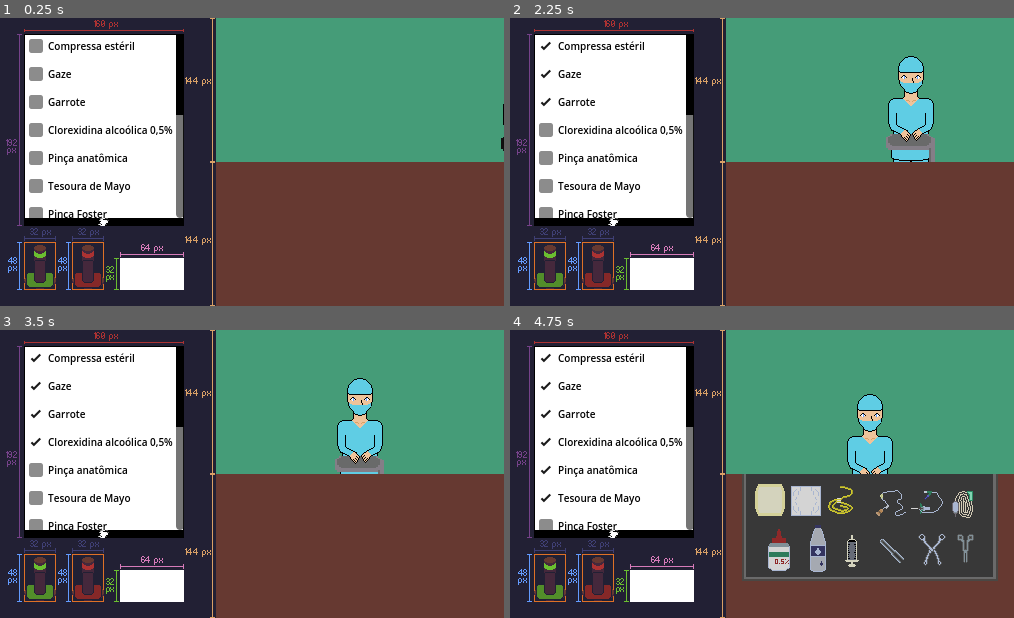
Above: before the commit, frames 1-4 (two rows, left to right).
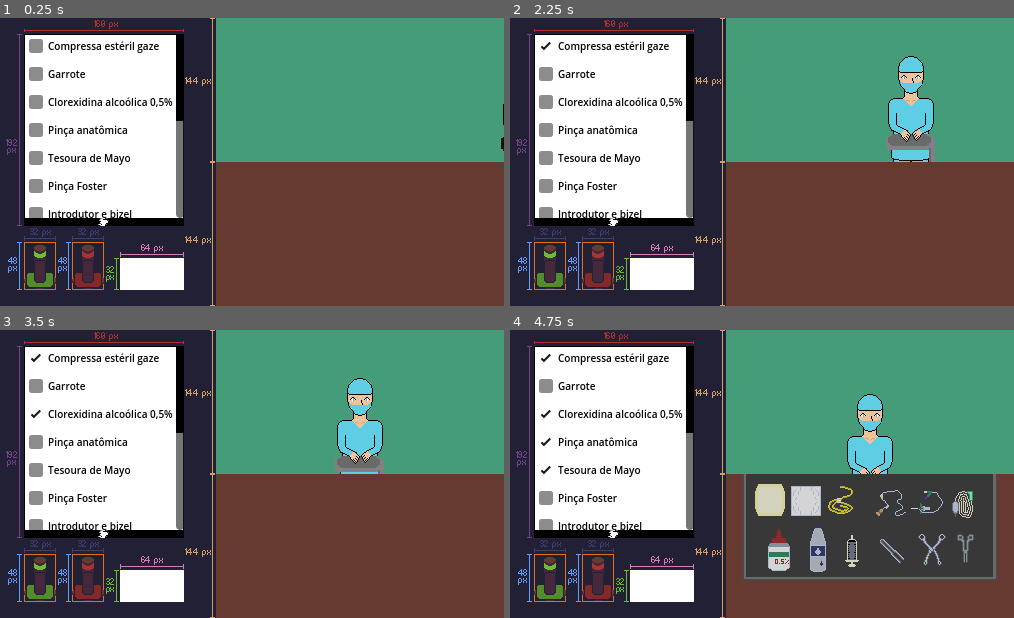
Above: after the commit, the same moments.

Repository: caduceusj/projeto-saude-arte-vida
Game: Godot game, scene res://PapersPleaseClone/Cenas/Fases/Game/game.tscn
Same seed, same stepped clock (60 frames per second), same inputs: the game is played once before the commit and once after it. This scene is started directly instead of the project's main scene.
Inputs:
- Up to frame 1 (0.25 s): no input
- Up to frame 2 (2.25 s): click "Compressa estéril" (after the commit: "Compressa estéril gaze") at 0.5 s; click "Gaze" (after the commit: "Garrote") at 1.25 s; click "Garrote" at 2 s
- Up to frame 3 (3.5 s): click "Clorexidina alcoólica 0,5%" at 2.75 s
- Up to frame 4 (4.75 s): click "Pinça anatômica" at 3.5 s; click "Tesoura de Mayo" at 4.25 s

The runs differ from the first frame. In frame 1, 1.9% of the frame differs, in the area x 9-37%, y 9-70%; in frame 2, 2.1%, in the area x 5-37%, y 9-70%; in frame 3, 2.1%; in frame 4, 2.1%.

Commit message:
pagina conteudo do tablet

Diff:
--- a/PapersPleaseClone/Cenas/Tablet/tablet.tscn
+++ b/PapersPleaseClone/Cenas/Tablet/tablet.tscn
@@ -1,8 +1,22 @@
-[gd_scene load_steps=4 format=3 uid="uid://dc17vkmtoeein"]
+[gd_scene load_steps=18 format=3 uid="uid://dc17vkmtoeein"]
 
 [ext_resource type="Script" path="res://PapersPleaseClone/Scripts/tablet.gd" id="1_mvqgj"]
 [ext_resource type="Texture2D" uid="uid://bcojbqeh5xb8w" path="res://PapersPleaseClone/Sprites/Test/livro.png" id="2_nx4ou"]
 [ext_resource type="Theme" uid="uid://mopumyhyv17t" path="res://PapersPleaseClone/Tema/theme.tres" id="3_w5nvd"]
+[ext_resource type="Texture2D" uid="uid://inbg00i8itbd" path="res://PapersPleaseClone/Sprites/Equipamentos/compressaEsteril.png" id="4_3dl4j"]
+[ext_resource type="Texture2D" uid="uid://cxvumk0f3fhtn" path="res://PapersPleaseClone/Sprites/Equipamentos/Garrote.png" id="5_b8k1a"]
+[ext_resource type="Texture2D" uid="uid://c81vngee4js31" path="res://PapersPleaseClone/Sprites/Equipamentos/clorexedinaAlcoolica.png" id="6_ef1in"]
+[ext_resource type="Texture2D" uid="uid://bcl07skf2sl8c" path="res://PapersPleaseClone/Sprites/Equipamentos/tesouraDeMayo.png" id="6_v4jli"]
+[ext_resource type="Texture2D" uid="uid://dd4vmdbqgxxo" path="res://PapersPleaseClone/Sprites/Equipamentos/pincaAntisepssiaDaPele.png" id="7_2g7t7"]
+[ext_resource type="Texture2D" uid="uid://dgrseo4ll875a" path="res://PapersPleaseClone/Sprites/Equipamentos/pincaAnatomica.png" id="7_tnmvq"]
+[ext_resource type="Texture2D" uid="uid://beogt1kdcw0x4" path="res://PapersPleaseClone/Sprites/Equipamentos/IntrodutoreBizel.png" id="10_ot5j1"]
+[ext_resource type="Texture2D" uid="uid://c2vetq1hvklwj" path="res://PapersPleaseClone/Sprites/Equipamentos/cateterfr.png" id="11_sbpdy"]
+[ext_resource type="Texture2D" uid="uid://clmgqp5wfanyi" path="res://PapersPleaseClone/Sprites/Equipamentos/fitaMetricaEsteril.png" id="12_al2w5"]
+[ext_resource type="Texture2D" uid="uid://bw4vptiaoudmv" path="res://PapersPleaseClone/Sprites/Equipamentos/campoCirugico.png" id="13_2ovrt"]
+[ext_resource type="Texture2D" uid="uid://chxnjto86loc3" path="res://PapersPleaseClone/Sprites/Equipamentos/curativoTransparente.png" id="14_x0yjj"]
+[ext_resource type="Texture2D" uid="uid://deoc3yh8aqiex" path="res://PapersPleaseClone/Sprites/Equipamentos/Seringa.png" id="15_01jbj"]
+[ext_resource type="Texture2D" uid="uid://b0vepnjksmx02" path="res://PapersPleaseClone/Sprites/Equipamentos/soroFisiologico.png" id="16_5msjj"]
+[ext_resource type="Texture2D" uid="uid://bqqhx3w4s80us" path="res://PapersPleaseClone/Sprites/Equipamentos/equipoParaoSoro.png" id="17_ba1oq"]
 
 [node name="Tablet" type="Node2D"]
 position = Vector2(256, 144)
@@ -11,7 +25,7 @@
 [node name="Sprite2D" type="Sprite2D" parent="."]
 texture = ExtResource("2_nx4ou")
 
-[node name="ScrollContainer" type="ScrollContainer" parent="."]
+[node name="ScrollContainerCheckBox" type="ScrollContainer" parent="."]
 custom_minimum_size = Vector2(160, 184)
 offset_left = -80.0
 offset_top = -96.0
@@ -19,81 +33,263 @@
 offset_bottom = 88.0
 theme = ExtResource("3_w5nvd")
 
-[node name="VBoxContainer" type="VBoxContainer" parent="ScrollContainer"]
+[node name="VBoxContainer" type="VBoxContainer" parent="ScrollContainerCheckBox"]
 layout_mode = 2
 theme = ExtResource("3_w5nvd")
 
-[node name="CheckBox1" type="CheckBox" parent="ScrollContainer/VBoxContainer"]
-layout_mode = 2
-theme_override_colors/font_outline_color = Color(0, 0, 0, 1)
-text = "Compressa estéril"
-
-[node name="CheckBox2" type="CheckBox" parent="ScrollContainer/VBoxContainer"]
-layout_mode = 2
-theme_override_colors/font_outline_color = Color(0, 0, 0, 1)
-text = "Gaze"
-
-[node name="CheckBox3" type="CheckBox" parent="ScrollContainer/VBoxContainer"]
+[node name="CheckBox1" type="CheckBox" parent="ScrollContainerCheckBox/VBoxContainer"]
+layout_mode = 2
+theme_override_colors/font_outline_color = Color(0, 0, 0, 1)
+text = "Compressa estéril gaze"
+
+[node name="CheckBox2" type="CheckBox" parent="ScrollContainerCheckBox/VBoxContainer"]
 layout_mode = 2
 theme_override_colors/font_outline_color = Color(0, 0, 0, 1)
 text = "Garrote"
 
-[node name="CheckBox4" type="CheckBox" parent="ScrollContainer/VBoxContainer"]
+[node name="CheckBox3" type="CheckBox" parent="ScrollContainerCheckBox/VBoxContainer"]
 layout_mode = 2
 theme_override_colors/font_outline_color = Color(0, 0, 0, 1)
 text = "Clorexidina alcoólica 0,5%"
 
-[node name="CheckBox5" type="CheckBox" parent="ScrollContainer/VBoxContainer"]
+[node name="CheckBox4" type="CheckBox" parent="ScrollContainerCheckBox/VBoxContainer"]
 layout_mode = 2
 theme_override_colors/font_outline_color = Color(0, 0, 0, 1)
 text = "Pinça anatômica"
 
-[node name="CheckBox6" type="CheckBox" parent="ScrollContainer/VBoxContainer"]
+[node name="CheckBox5" type="CheckBox" parent="ScrollContainerCheckBox/VBoxContainer"]
 layout_mode = 2
 theme_override_colors/font_outline_color = Color(0, 0, 0, 1)
 text = "Tesoura de Mayo"
 
-[node name="CheckBox7" type="CheckBox" parent="ScrollContainer/VBoxContainer"]
+[node name="CheckBox6" type="CheckBox" parent="ScrollContainerCheckBox/VBoxContainer"]
 layout_mode = 2
 theme_override_colors/font_outline_color = Color(0, 0, 0, 1)
 text = "Pinça Foster"
 
-[node name="CheckBox8" type="CheckBox" parent="ScrollContainer/VBoxContainer"]
+[node name="CheckBox7" type="CheckBox" parent="ScrollContainerCheckBox/VBoxContainer"]
 layout_mode = 2
 theme_override_colors/font_outline_color = Color(0, 0, 0, 1)
 text = "Introdutor e bizel"
 
-[node name="CheckBox9" type="CheckBox" parent="ScrollContainer/VBoxContainer"]
+[node name="CheckBox8" type="CheckBox" parent="ScrollContainerCheckBox/VBoxContainer"]
 layout_mode = 2
 theme_override_colors/font_outline_color = Color(0, 0, 0, 1)
 text = "Cateter de 1,9 Fr"
 
-[node name="CheckBox10" type="CheckBox" parent="ScrollContainer/VBoxContainer"]
+[node name="CheckBox9" type="CheckBox" parent="ScrollContainerCheckBox/VBoxContainer"]
 layout_mode = 2
 theme_override_colors/font_outline_color = Color(0, 0, 0, 1)
 text = "Fita métrica estéril"
 
-[node name="CheckBox11" type="CheckBox" parent="ScrollContainer/VBoxContainer"]
+[node name="CheckBox10" type="CheckBox" parent="ScrollContainerCheckBox/VBoxContainer"]
 layout_mode = 2
 theme_override_colors/font_outline_color = Color(0, 0, 0, 1)
 text = "Campo cirúrgico estéril"
 
-[node name="CheckBox12" type="CheckBox" parent="ScrollContainer/VBoxContainer"]
+[node name="CheckBox11" type="CheckBox" parent="ScrollContainerCheckBox/VBoxContainer"]
 layout_mode = 2
 theme_override_colors/font_outline_color = Color(0, 0, 0, 1)
 text = "Película Esteril"
 
-[node name="CheckBox13" type="CheckBox" parent="ScrollContainer/VBoxContainer"]
+[node name="CheckBox12" type="CheckBox" parent="ScrollContainerCheckBox/VBoxContainer"]
 layout_mode = 2
 theme_override_colors/font_outline_color = Color(0, 0, 0, 1)
 text = "Seringa de 10 ml"
 
-[node name="CheckBox14" type="CheckBox" parent="ScrollContainer/VBoxContainer"]
+[node name="CheckBox13" type="CheckBox" parent="ScrollContainerCheckBox/VBoxContainer"]
 layout_mode = 2
 theme_override_colors/font_outline_color = Color(0, 0, 0, 1)
 text = "Soro fisiológico"
 
-[node name="CheckBox15" type="CheckBox" parent="ScrollContainer/VBoxContainer"]
+[node name="CheckBox14" type="CheckBox" parent="ScrollContainerCheckBox/VBoxContainer"]
 layout_mode = 2
 theme_override_colors/font_outline_color = Color(0, 0, 0, 1)
 text = "Equipo para o soro"
+
+[node name="ScrollContainerConteudo" type="ScrollContainer" parent="."]
+custom_minimum_size = Vector2(160, 184)
+offset_left = -80.0
+offset_top = -96.0
+offset_right = 80.0
+offset_bottom = 88.0
+theme = ExtResource("3_w5nvd")
+
+[node name="VBoxContainer" type="VBoxContainer" parent="ScrollContainerConteudo"]
+layout_mode = 2
+size_flags_horizontal = 6
+
+[node name="Label" type="Label" parent="ScrollContainerConteudo/VBoxContainer"]
+layout_mode = 2
+size_flags_horizontal = 4
+text = "Compressa estéril gaze"
+
+[node name="TextureRect" type="TextureRect" parent="ScrollContainerConteudo/VBoxContainer"]
+custom_minimum_size = Vector2(64, 64)
+layout_mode = 2
+size_flags_horizontal = 4
+texture = ExtResource("4_3dl4j")
+
+[node name="Label2" type="Label" parent="ScrollContainerConteudo/VBoxContainer"]
+layout_mode = 2
+size_flags_horizontal = 4
+text = "Garrote
+"
+
+[node name="TextureRect2" type="TextureRect" parent="ScrollContainerConteudo/VBoxContainer"]
+custom_minimum_size = Vector2(64, 64)
+layout_mode = 2
+size_flags_horizontal = 4
+texture = ExtResource("5_b8k1a")
+
+[node name="Label3" type="Label" parent="ScrollContainerConteudo/VBoxContainer"]
+layout_mode = 2
+size_flags_horizontal = 4
+text = "Clorexidina alcoólica 0,5%"
+
+[node name="TextureRect3" type="TextureRect" parent="ScrollContainerConteudo/VBoxContainer"]
+custom_minimum_size = Vector2(64, 64)
+layout_mode = 2
+size_flags_horizontal = 4
+texture = ExtResource("6_ef1in")
+
+[node name="Label4" type="Label" parent="ScrollContainerConteudo/VBoxContainer"]
+layout_mode = 2
+size_flags_horizontal = 4
+text = "Pinça anatômica"
+
+[node name="TextureRect4" type="TextureRect" parent="ScrollContainerConteudo/VBoxContainer"]
+custom_minimum_size = Vector2(64, 64)
+layout_mode = 2
+size_flags_horizontal = 4
+texture = ExtResource("7_tnmvq")
+
+[node name="Label5" type="Label" parent="ScrollContainerConteudo/VBoxContainer"]
+layout_mode = 2
+size_flags_horizontal = 4
+text = "Tesoura de Mayo"
+
+[node name="TextureRect5" type="TextureRect" parent="ScrollContainerConteudo/VBoxContainer"]
+custom_minimum_size = Vector2(64, 64)
+layout_mode = 2
+size_flags_horizontal = 4
+texture = ExtResource("6_v4jli")
+
+[node name="Label6" type="Label" parent="ScrollContainerConteudo/VBoxContainer"]
+layout_mode = 2
+size_flags_horizontal = 4
+text = "Pinça Foster"
+
+[node name="TextureRect6" type="TextureRect" parent="ScrollContainerConteudo/VBoxContainer"]
+custom_minimum_size = Vector2(64, 64)
+layout_mode = 2
+size_flags_horizontal = 4
+texture = ExtResource("7_2g7t7")
+
+[node name="Label7" type="Label" parent="ScrollContainerConteudo/VBoxContainer"]
+layout_mode = 2
+size_flags_horizontal = 4
+text = "Introdutor e bizel"
+
+[node name="TextureRect7" type="TextureRect" parent="ScrollContainerConteudo/VBoxContainer"]
+custom_minimum_size = Vector2(64, 64)
+layout_mode = 2
+size_flags_horizontal = 4
+texture = ExtResource("10_ot5j1")
+
+[node name="Label8" type="Label" parent="ScrollContainerConteudo/VBoxContainer"]
+layout_mode = 2
+size_flags_horizontal = 4
+text = "Cateter de 1,9 Fr"
+
+[node name="TextureRect8" type="TextureRect" parent="ScrollContainerConteudo/VBoxContainer"]
+custom_minimum_size = Vector2(64, 64)
+layout_mode = 2
+size_flags_horizontal = 4
+texture = ExtResource("11_sbpdy")
+
+[node name="Label9" type="Label" parent="ScrollContainerConteudo/VBoxContainer"]
+layout_mode = 2
+size_flags_horizontal = 4
+text = "Fita métrica estéril"
+
+[node name="TextureRect9" type="TextureRect" parent="ScrollContainerConteudo/VBoxContainer"]
+custom_minimum_size = Vector2(64, 64)
+layout_mode = 2
+size_flags_horizontal = 4
+texture = ExtResource("12_al2w5")
+
+[node name="Label10" type="Label" parent="ScrollContainerConteudo/VBoxContainer"]
+layout_mode = 2
+size_flags_horizontal = 4
+text = "Campo cirúrgico estéril"
+
+[node name="TextureRect10" type="TextureRect" parent="ScrollContainerConteudo/VBoxContainer"]
+custom_minimum_size = Vector2(64, 64)
+layout_mode = 2
+size_flags_horizontal = 4
+texture = ExtResource("13_2ovrt")
+expand_mode = 3
+
+[node name="Label11" type="Label" parent="ScrollContainerConteudo/VBoxContainer"]
+layout_mode = 2
+size_flags_horizontal = 4
+text = "Película Esteril"
+
+[node name="TextureRect11" type="TextureRect" parent="ScrollContainerConteudo/VBoxContainer"]
+custom_minimum_size = Vector2(64, 64)
+layout_mode = 2
+size_flags_horizontal = 4
+texture = ExtResource("14_x0yjj")
+
+[node name="Label12" type="Label" parent="ScrollContainerConteudo/VBoxContainer"]
+layout_mode = 2
+size_flags_horizontal = 4
+text = "Seringa de 10 ml"
+
+[node name="TextureRect12" type="TextureRect" parent="ScrollContainerConteudo/VBoxContainer"]
+custom_minimum_size = Vector2(64, 64)
+layout_mode = 2
+size_flags_horizontal = 4
+texture = ExtResource("15_01jbj")
+
+[node name="Label13" type="Label" parent="ScrollContainerConteudo/VBoxContainer"]
+layout_mode = 2
+size_flags_horizontal = 4
+text = "Soro fisiológico"
+
+[node name="TextureRect13" type="TextureRect" parent="ScrollContainerConteudo/VBoxContainer"]
+custom_minimum_size = Vector2(64, 64)
+layout_mode = 2
+size_flags_horizontal = 4
+texture = ExtResource("16_5msjj")
+
+[node name="Label14" type="Label" parent="ScrollContainerConteudo/VBoxContainer"]
+layout_mode = 2
+size_flags_horizontal = 4
+text = "Equipo para o soro"
+
+[node name="TextureRect14" type="TextureRect" parent="ScrollContainerConteudo/VBoxContainer"]
+custom_minimum_size = Vector2(64, 64)
+layout_mode = 2
+size_flags_horizontal = 4
+texture = ExtResource("17_ba1oq")
+
+[node name="TextureButtonDireita" type="TextureButton" parent="."]
+offset_left = 40.0
+offset_top = -96.0
+offset_right = 80.0
+offset_bottom = -56.0
+mouse_filter = 1
+mouse_default_cursor_shape = 2
+
+[node name="TextureButtonEsquerda" type="TextureButton" parent="."]
+offset_left = -80.0
+offset_top = -96.0
+offset_right = -40.0
+offset_bottom = -56.0
+mouse_filter = 1
+mouse_default_cursor_shape = 2
+
+[connection signal="pressed" from="TextureButtonDireita" to="." method="_on_texture_button_direita_pressed"]
+[connection signal="pressed" from="TextureButtonEsquerda" to="." method="_on_texture_button_esquerda_pressed"]
--- a/PapersPleaseClone/Scripts/tablet.gd
+++ b/PapersPleaseClone/Scripts/tablet.gd
@@ -2,12 +2,28 @@
 
 # Called when the node enters the scene tree for the first time.
 func _ready():
-	pass
+	$ScrollContainerConteudo.scale = Vector2(0,0)
+	$TextureButtonEsquerda.scale = Vector2(0,0)
 
 # Called every frame. 'delta' is the elapsed time since the previous frame.
 func _process(delta):
 	pass
 
 func _resetCheckBox():
-	for x in $ScrollContainer/VBoxContainer.get_child_count():
-		get_node("ScrollContainer/VBoxContainer/CheckBox"+str(x+1)).set_pressed_no_signal(false)
+	for x in $ScrollContainerCheckBox/VBoxContainer.get_child_count():
+		get_node("ScrollContainerCheckBox/VBoxContainer/CheckBox"+str(x+1)).set_pressed_no_signal(false)
+
+
+
+func _on_texture_button_esquerda_pressed():
+	$TextureButtonEsquerda.scale = Vector2(0,0)
+	$TextureButtonDireita.scale = Vector2(1,1)
+	$ScrollContainerConteudo.scale = Vector2(0,0)
+	$ScrollContainerCheckBox.scale = Vector2(1,1)
+
+
+func _on_texture_button_direita_pressed():
+	$TextureButtonDireita.scale = Vector2(0,0)
+	$TextureButtonEsquerda.scale = Vector2(1,1)
+	$ScrollContainerCheckBox.scale = Vector2(0,0)
+	$ScrollContainerConteudo.scale = Vector2(1,1)
--- a/PapersPleaseClone/Tema/theme.tres
+++ b/PapersPleaseClone/Tema/theme.tres
@@ -116,6 +116,8 @@
 HScrollBar/styles/grabber = SubResource("StyleBoxFlat_yey7l")
 HScrollBar/styles/grabber_highlight = SubResource("StyleBoxFlat_2qjb4")
 HScrollBar/styles/grabber_pressed = SubResource("StyleBoxFlat_7kal5")
+Label/colors/font_color = Color(0, 0, 0, 1)
+Label/font_sizes/font_size = 12
 VScrollBar/styles/grabber = SubResource("StyleBoxFlat_p3ou1")
 VScrollBar/styles/grabber_highlight = SubResource("StyleBoxFlat_qp5at")
 VScrollBar/styles/grabber_pressed = SubResource("StyleBoxFlat_ijdbd")
Not shown: 1 places in PapersPleaseClone/Cenas/Fases/Game/game.tscn that only renumber resources
Not shown: 5 places in PapersPleaseClone/Tema/theme.tres that only renumber resources
